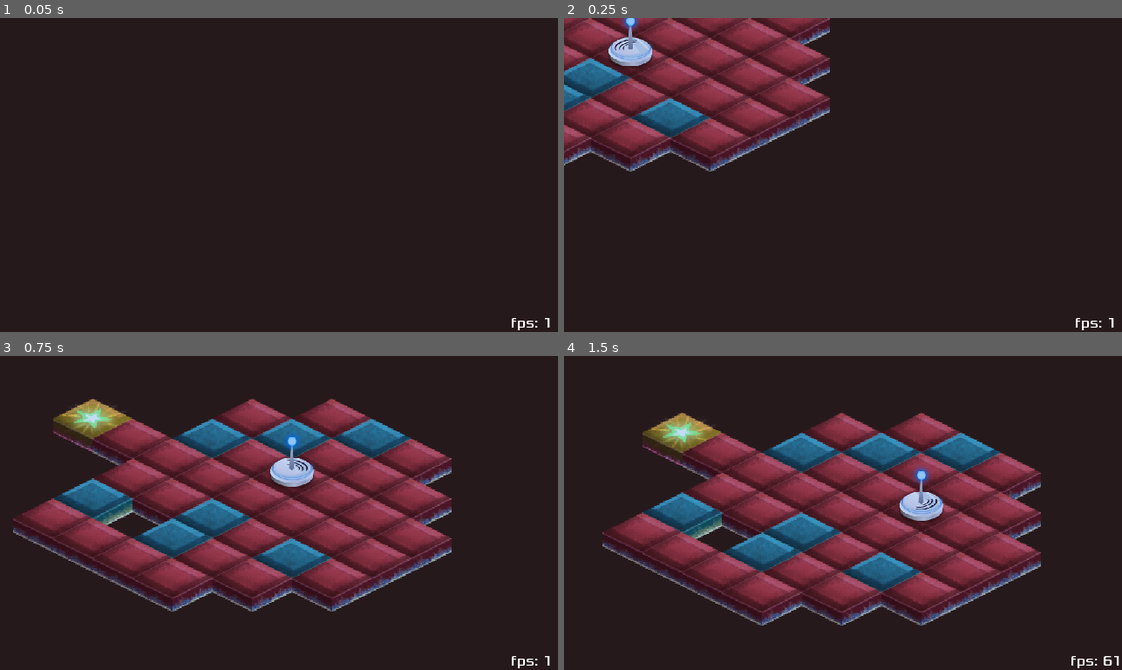
Above: before the commit, frames 1-4 (two rows, left to right).
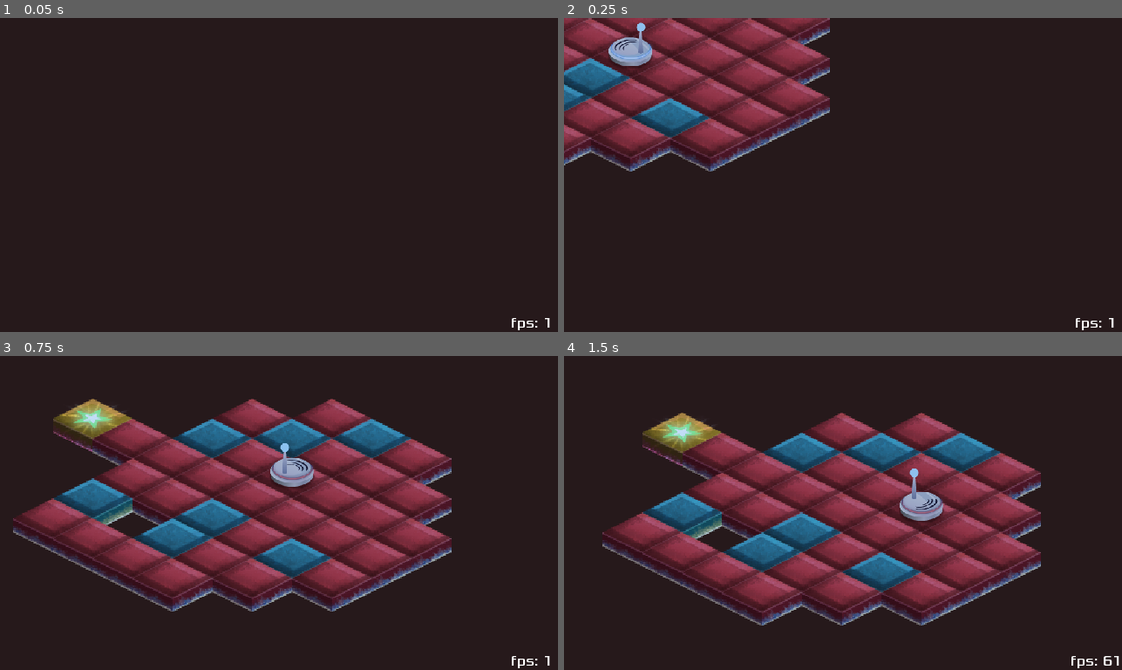
Above: after the commit, the same moments.

Repository: Najim-SD/Static-Discharge
Game: Godot game, scene res://Levels/Level 00.tscn
Same seed, same stepped clock (60 frames per second), same inputs: the game is played once before the commit and once after it.
Inputs:
- Up to frame 1 (0.05 s): no input
- Up to frame 2 (0.25 s): no input
- Up to frame 3 (0.75 s): hold D (right) from 0.53 s (still down); tap K (discharge) at 0.6 s
- Up to frame 4 (1.5 s): release D (right) at 1.28 s; hold S (down) from 1.28 s (still down); tap K (discharge) at 1.35 s

Frame 1 is identical in both runs. In frame 2, 0.6% of the frame differs, in the area x 7-16%, y 0-16%; in frame 3, 0.7%; in frame 4, 0.7%, in the area x 60-68%, y 35-53%.

Commit message:
Added Bot Antenna Animations

Diff:
--- a/Scenes/Bot.gd
+++ b/Scenes/Bot.gd
@@ -10,18 +10,25 @@
 
 
 func _process(delta):
+	if justPressed("discharge"):
+		$AnimationPlayer.stop(true)
+		$AnimationPlayer.play("EdgeLight_Red_Flash",-1, 2.0)
 	if justPressed("up"):
 		targetPos = moveVec(targetPos, "up")
 		$Body.animation = "up"
+		$Antenna.position = Vector2(7, -15)
 	elif justPressed("down"):
 		targetPos = moveVec(targetPos, "down")
 		$Body.animation = "down"
+		$Antenna.position = Vector2(-7, -22)
 	elif justPressed("right"):
 		targetPos = moveVec(targetPos, "right")
 		$Body.animation = "right"
+		$Antenna.position = Vector2(-7, -15)
 	elif justPressed("left"):
 		targetPos = moveVec(targetPos, "left")
 		$Body.animation = "left"
+		$Antenna.position = Vector2(7, -22)
 
 	position = position.linear_interpolate(targetPos, 0.5)
 
--- a/Scenes/Bot.tscn
+++ b/Scenes/Bot.tscn
@@ -7,18 +7,53 @@
 [ext_resource path="res://Art/Bot/Bot Edge Light.png" type="Texture" id=5]
 [ext_resource path="res://Art/Bot/Bot Down.png" type="Texture" id=6]
 [ext_resource path="res://Art/Bot/Bot Shadow.png" type="Texture" id=7]
-[ext_resource path="res://Art/Bot/Bot Antenna PH.png" type="Texture" id=8]
+[ext_resource path="res://Art/Bot/Bot Antenna Animations/Charging/7.png" type="Texture" id=8]
+[ext_resource path="res://Art/Bot/Bot Antenna Animations/Charging/6.png" type="Texture" id=9]
+[ext_resource path="res://Art/Bot/Bot Antenna Animations/Charging/2.png" type="Texture" id=10]
+[ext_resource path="res://Art/Bot/Bot Antenna Animations/Charging/1.png" type="Texture" id=11]
+[ext_resource path="res://Art/Bot/Bot Antenna Animations/Charging/3.png" type="Texture" id=12]
+[ext_resource path="res://Art/Bot/Bot Antenna Animations/Charging/9.png" type="Texture" id=13]
+[ext_resource path="res://Art/Bot/Bot Antenna Animations/Charging/11.png" type="Texture" id=14]
+[ext_resource path="res://Art/Bot/Bot Antenna Animations/Charging/12.png" type="Texture" id=15]
+[ext_resource path="res://Art/Bot/Bot Antenna Animations/DisCharging/2.png" type="Texture" id=16]
+[ext_resource path="res://Art/Bot/Bot Antenna Animations/Charging/8.png" type="Texture" id=17]
+[ext_resource path="res://Art/Bot/Bot Antenna Animations/DisCharging/1.png" type="Texture" id=18]
+[ext_resource path="res://Art/Bot/Bot Antenna Animations/Charged/1.png" type="Texture" id=19]
+[ext_resource path="res://Art/Bot/Bot Antenna Animations/Charging/13.png" type="Texture" id=20]
+[ext_resource path="res://Art/Bot/Bot Antenna Animations/DisCharging/5.png" type="Texture" id=21]
+[ext_resource path="res://Art/Bot/Bot Antenna Animations/Charging/4.png" type="Texture" id=22]
+[ext_resource path="res://Art/Bot/Bot Antenna Animations/DisCharging/6.png" type="Texture" id=23]
+[ext_resource path="res://Art/Bot/Bot Antenna Animations/Charging/5.png" type="Texture" id=24]
+[ext_resource path="res://Art/Bot/Bot Antenna Animations/Charging/10.png" type="Texture" id=25]
+[ext_resource path="res://Art/Bot/Bot Antenna Animations/DisCharging/3.png" type="Texture" id=26]
+[ext_resource path="res://Art/Bot/Bot Antenna Animations/DisCharging/4.png" type="Texture" id=27]
+[ext_resource path="res://Art/Bot/Bot Antenna Animations/Empty/1.png" type="Texture" id=28]
+
+[sub_resource type="Animation" id=3]
+resource_name = "EdgeLight_Red_Flash"
+tracks/0/type = "value"
+tracks/0/path = NodePath("Edge Light:modulate")
+tracks/0/interp = 1
+tracks/0/loop_wrap = true
+tracks/0/imported = false
+tracks/0/enabled = true
+tracks/0/keys = {
+"times": PoolRealArray( 0, 0.5, 1 ),
+"transitions": PoolRealArray( 1, 1, 1 ),
+"update": 0,
+"values": [ Color( 1, 1, 1, 1 ), Color( 1, 0, 0, 1 ), Color( 1, 1, 1, 1 ) ]
+}
 
 [sub_resource type="SpriteFrames" id=1]
 animations = [ {
+"frames": [ ExtResource( 4 ) ],
+"loop": true,
+"name": "left",
+"speed": 1.0
+}, {
 "frames": [ ExtResource( 1 ) ],
 "loop": true,
 "name": "right",
-"speed": 1.0
-}, {
-"frames": [ ExtResource( 4 ) ],
-"loop": true,
-"name": "left",
 "speed": 1.0
 }, {
 "frames": [ ExtResource( 3 ) ],
@@ -34,14 +69,32 @@
 
 [sub_resource type="SpriteFrames" id=2]
 animations = [ {
-"frames": [ ExtResource( 8 ) ],
+"frames": [ ExtResource( 18 ), ExtResource( 16 ), ExtResource( 26 ), ExtResource( 27 ), ExtResource( 21 ), ExtResource( 23 ) ],
+"loop": false,
+"name": "Discharging",
+"speed": 10.0
+}, {
+"frames": [ ExtResource( 11 ), ExtResource( 10 ), ExtResource( 12 ), ExtResource( 22 ), ExtResource( 24 ), ExtResource( 9 ), ExtResource( 8 ), ExtResource( 17 ), ExtResource( 13 ), ExtResource( 25 ), ExtResource( 14 ), ExtResource( 15 ), ExtResource( 20 ) ],
+"loop": false,
+"name": "Charging",
+"speed": 18.0
+}, {
+"frames": [ ExtResource( 28 ) ],
 "loop": true,
-"name": "PH",
+"name": "Empty",
+"speed": 5.0
+}, {
+"frames": [ ExtResource( 19 ) ],
+"loop": true,
+"name": "Charged",
 "speed": 5.0
 } ]
 
 [node name="Bot" type="Node2D"]
 script = ExtResource( 2 )
+
+[node name="AnimationPlayer" type="AnimationPlayer" parent="."]
+anims/EdgeLight_Red_Flash = SubResource( 3 )
 
 [node name="Shadow" type="Sprite" parent="."]
 position = Vector2( 2, 1 )
@@ -49,6 +102,7 @@
 texture = ExtResource( 7 )
 
 [node name="Body" type="AnimatedSprite" parent="."]
+modulate = Color( 0.85098, 0.85098, 0.85098, 1 )
 position = Vector2( 0, -5 )
 scale = Vector2( 0.5, 0.5 )
 frames = SubResource( 1 )
@@ -60,7 +114,8 @@
 texture = ExtResource( 5 )
 
 [node name="Antenna" type="AnimatedSprite" parent="."]
-position = Vector2( 2, -27 )
+position = Vector2( 7, -15 )
 scale = Vector2( 0.5, 0.5 )
 frames = SubResource( 2 )
-animation = "PH"
+animation = "Empty"
+playing = true
Binary file added: Art/Bot/Bot Antenna Animations/Charged/1.png
Not shown, added: Art/Bot/Bot Antenna Animations/Charged/1.png.import
Binary file added: Art/Bot/Bot Antenna Animations/Charging/1.png
Not shown, added: Art/Bot/Bot Antenna Animations/Charging/1.png.import
Binary file added: Art/Bot/Bot Antenna Animations/Charging/10.png
Not shown, added: Art/Bot/Bot Antenna Animations/Charging/10.png.import
Binary file added: Art/Bot/Bot Antenna Animations/Charging/11.png
Not shown, added: Art/Bot/Bot Antenna Animations/Charging/11.png.import
Binary file added: Art/Bot/Bot Antenna Animations/Charging/12.png
Not shown, added: Art/Bot/Bot Antenna Animations/Charging/12.png.import
Binary file added: Art/Bot/Bot Antenna Animations/Charging/13.png
Not shown, added: Art/Bot/Bot Antenna Animations/Charging/13.png.import
(and 31 more such lines)
